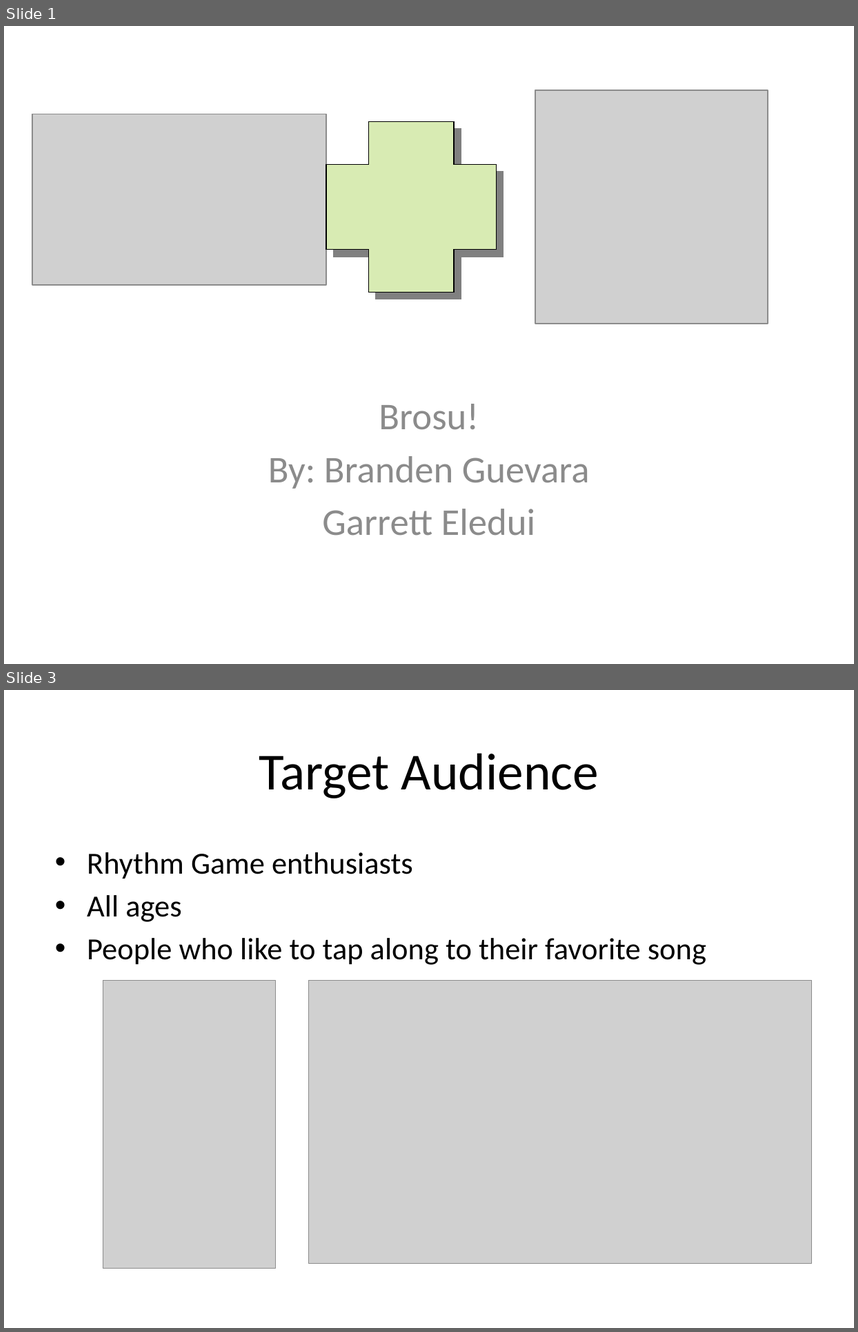
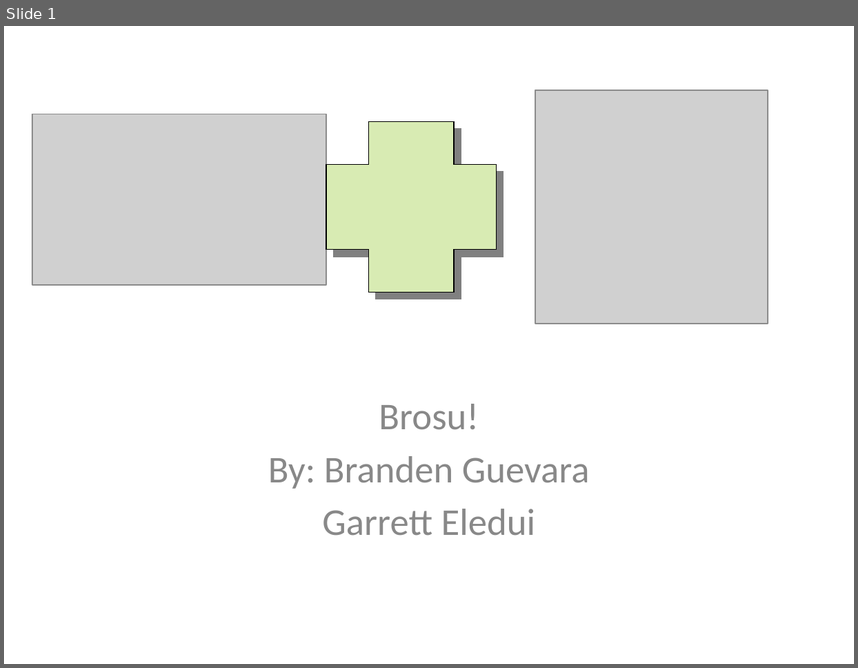
Before and after one commit to bredg95/LuaProjects, a slide deck: GuevEledProject/Brosu.pptx. Shown one above the other, each under a label of ours: slides 1 and 3 before the commit, slide 1 after it; the slides between them are not shown. The pictures are 858x1332 and 858x668 pixels, drawn with LibreOffice and Linux fonts; fonts in the diff are those of the drawing; grey boxes stand for pictures. Boxes give left, top, right and bottom in pixels: in the first picture for what was removed or moved away, otherwise in the second. Text is boxed around its words. In the diff, an @@ line names an element or a change of style, - is before the commit and + after.

```diff
--- a/GuevEledProject/Brosu.pptx
+++ b/GuevEledProject/Brosu.pptx
@@ slide 3 removed at (x1=4, y1=690, x2=854, y2=1328), background #FFFFFF @@
@@ title removed at (x1=259, y1=753, x2=599, y2=798) @@
-Target Audience
@@ text removed at (x1=87, y1=852, x2=706, y2=965) @@
-• Rhythm Game enthusiasts
-• All ages
-• People who like to tap along to their favorite song
@@ picture removed at (x1=103, y1=980, x2=276, y2=1268) @@
@@ picture removed at (x1=308, y1=980, x2=811, y2=1263) @@
```
Also in this commit, not shown: 2 other slides changed, 3 slides added, 6 other slides removed, 1 other file.
